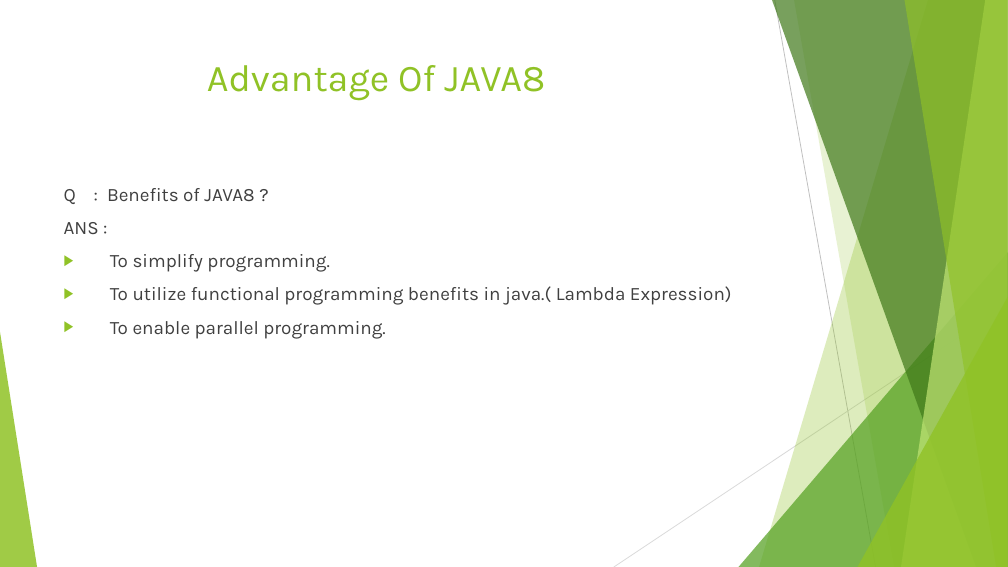
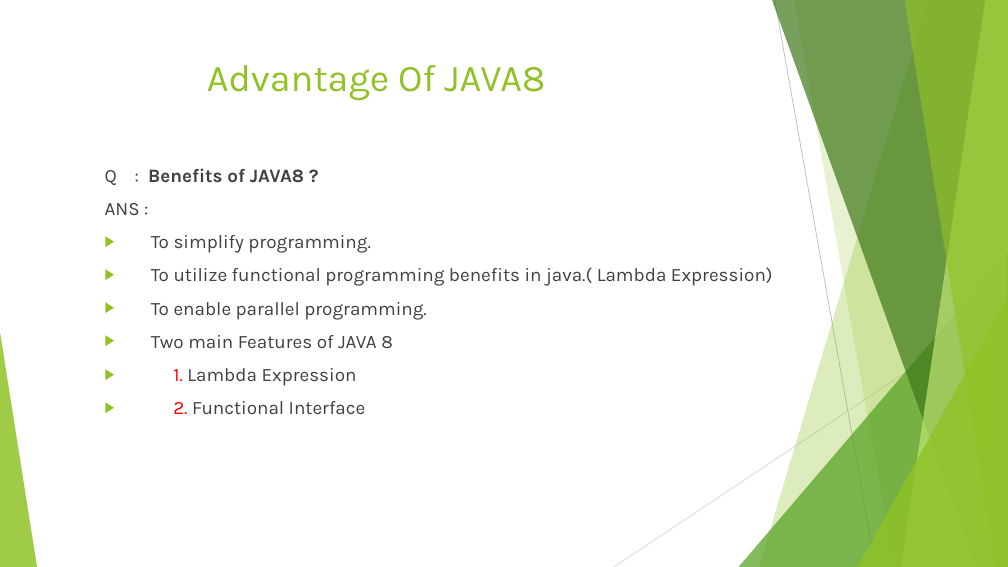
Before and after one commit to sumitMultani/JAVA8, a slide deck: slide 2 of JAVA8 NEW FEATURES.pptx. Drawn at 1008x567 pixels with LibreOffice and Linux fonts; fonts in the diff are those of the drawing. Boxes give left, top, right and bottom in pixels: in the first picture for what was removed or moved away, otherwise in the second. Text is boxed around its words. In the diff, an @@ line names an element or a change of style, - is before the commit and + after.

```diff
--- a/JAVA8 NEW FEATURES.pptx
+++ b/JAVA8 NEW FEATURES.pptx
@@ text "Q : Benefits of JAVA8 ...": place and size @@
-text "Q : Benefits of JAVA8 ..." at (64, 188, 732, 339)
+text "Q : Benefits of JAVA8 ..." at (105, 168, 773, 414)
@@ text at (105, 168, 304, 185): bold on in "Benefits of JAVA8 ?" @@
@@ text at (151, 335, 393, 414): paragraphs added @@
+▶ Two main Features of JAVA 8
+▶ 1. Lambda Expression
+▶ 2. Functional Interface
```
Also in this commit, not shown: 5 other slides changed.
